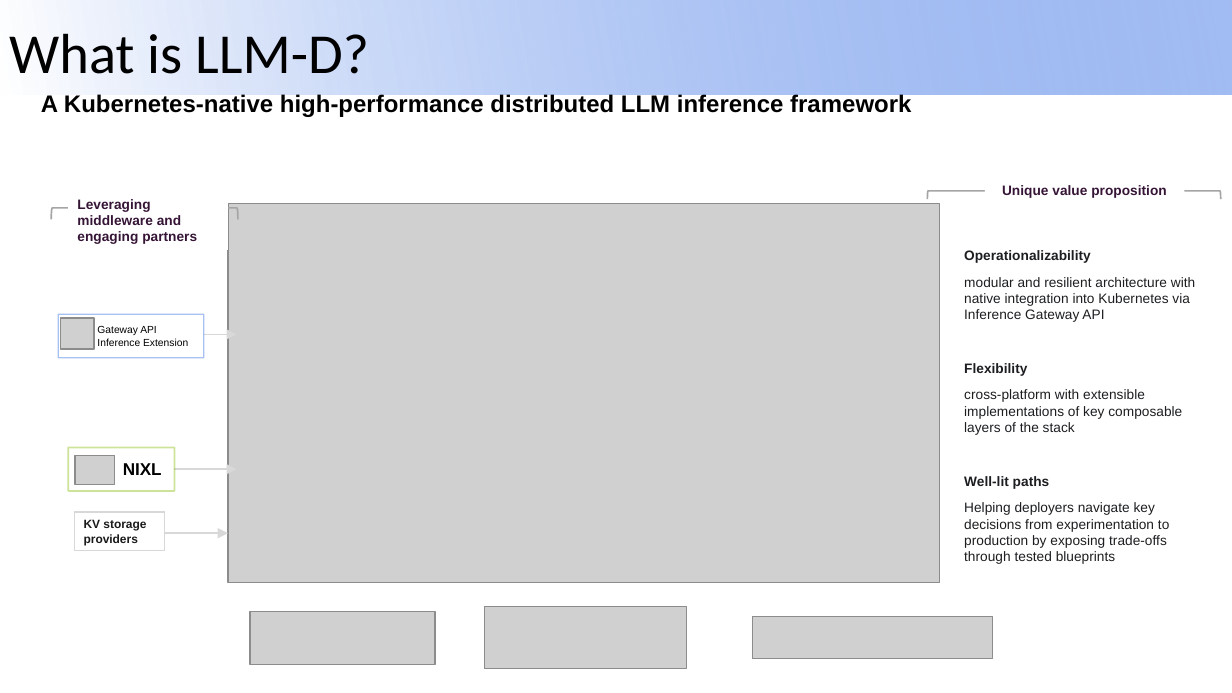
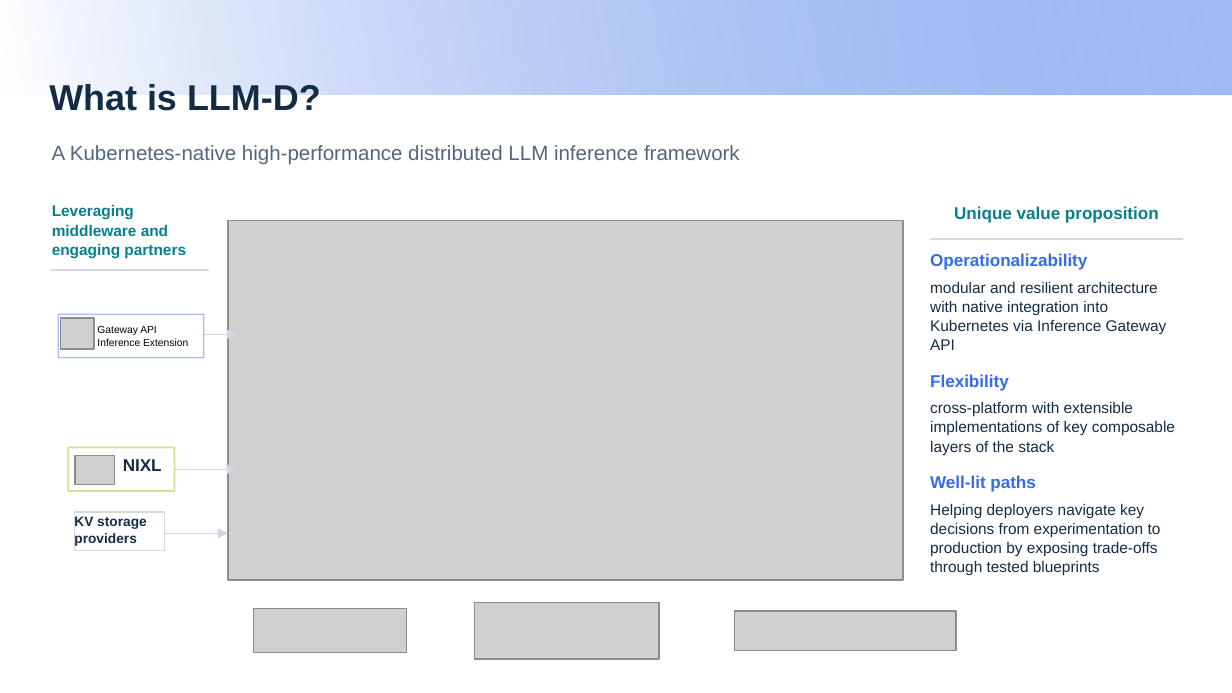
Before and after one commit to andyzhangx/demo, a slide deck: slide 15 of llm/pd-disaggregation/kubecon-na-2026-pd-disaggregation-kaito-llmd.pptx. Drawn at 1232x693 pixels with LibreOffice and Linux fonts; fonts in the diff are those of the drawing; grey boxes stand for pictures; background and template pictures are left out. Boxes give left, top, right and bottom in pixels: in the first picture for what was removed or moved away, otherwise in the second. Text is boxed around its words. In the diff, an @@ line names an element or a change of style, - is before the commit and + after.

Commit message:
slides: polish llm-d layouts and align section headings

```diff
--- a/llm/pd-disaggregation/kubecon-na-2026-pd-disaggregation-kaito-llmd.pptx
+++ b/llm/pd-disaggregation/kubecon-na-2026-pd-disaggregation-kaito-llmd.pptx
@@ title "What is LLM-D?": place and size @@
-title "What is LLM-D?" at bbox=[9, 33, 369, 74]
+title "What is LLM-D?" at bbox=[49, 84, 321, 111]
@@ title "What is LLM-D?" at bbox=[49, 84, 321, 111]: size 33 to 21 pt, font Calibri to Arial, text colour #000000 to #142C46, bold on; line spacing 0.9 to 1.04; vertical alignment middle to top @@
@@ text "A Kubernetes-native high-performance distributed LLM ...": place and size @@
-text "A Kubernetes-native high-performance distributed LLM ..." at bbox=[41, 93, 911, 117]
+text "A Kubernetes-native high-performance distributed LLM ..." at bbox=[52, 145, 740, 165]
@@ text "A Kubernetes-native high-performance distributed LLM ..." at bbox=[52, 145, 740, 165]: size 14 to 12 pt, text colour #000000 to #52677D, bold off; line spacing 1 to 1.04 @@
@@ text "Leveraging middleware and engaging partners": place and size @@
-text "Leveraging middleware and engaging partners" at bbox=[77, 199, 197, 244]
+text "Leveraging middleware and engaging partners" at bbox=[52, 204, 186, 258]
@@ text "Leveraging middleware and engaging partners" at bbox=[52, 204, 186, 258]: size 8 to 9 pt, text colour #351436 to #087F8C; line spacing 1 to 1.04 @@
@@ text "Unique value proposition": place and size @@
-text "Unique value proposition" at bbox=[1002, 185, 1166, 198]
+text "Unique value proposition" at bbox=[954, 206, 1159, 223]
@@ text "Unique value proposition" at bbox=[954, 206, 1159, 223]: size 8 to 10 pt, text colour #351436 to #087F8C; line spacing 1 to 1.04 @@
@@ picture: place and size @@
-picture at bbox=[228, 203, 940, 582]
+picture at bbox=[228, 221, 903, 580]
@@ rectangle at bbox=[930, 239, 1183, 239]: left bracket to rectangle; outline #A5A5A5 1 pt to #CFD9E5 0.7 pt; rotation 90 to 0 degrees @@
@@ text "Operationalizability": place and size @@
-text "Operationalizability" at bbox=[964, 250, 1195, 564]
+text "Operationalizability" at bbox=[930, 253, 1175, 576]
@@ text "Operationalizability" at bbox=[930, 253, 1175, 576]: size 8 to 10 pt, text colour #1C1E21 to #346CEC in "Operationalizability", "Flexibility", "Well-lit paths"; size 8 to 9 pt, text colour #1C1E21 to #142C46 in "modular and resilient architecture with native integration ...", "cross-platform with extensible implementations of key compos ...", "Helping deployers navigate key decisions from experimentatio ..."; line spacing 1 to 1.04; more space between paragraphs; less space between paragraphs @@
@@ rectangle at bbox=[52, 270, 208, 270]: left bracket to rectangle; outline #A5A5A5 1 pt to #CFD9E5 0.7 pt; rotation 90 to 0 degrees @@
@@ text "NIXL" at bbox=[123, 459, 162, 471]: text colour #000000 to #142C46; line spacing 1 to 1.04 @@
@@ rectangle "KV storage providers" at bbox=[74, 513, 164, 551]: size 7 to 8 pt, text colour #1A1A1A to #142C46; line spacing 1 to 1.04 @@
@@ picture: place and size @@
-picture at bbox=[250, 611, 435, 664]
+picture at bbox=[254, 609, 407, 653]
@@ picture: place and size @@
-picture at bbox=[484, 607, 686, 669]
+picture at bbox=[474, 602, 659, 659]
@@ picture: place and size @@
-picture at bbox=[753, 616, 993, 658]
+picture at bbox=[734, 611, 956, 650]
```
Also in this commit, not shown: 30 other slides changed.
